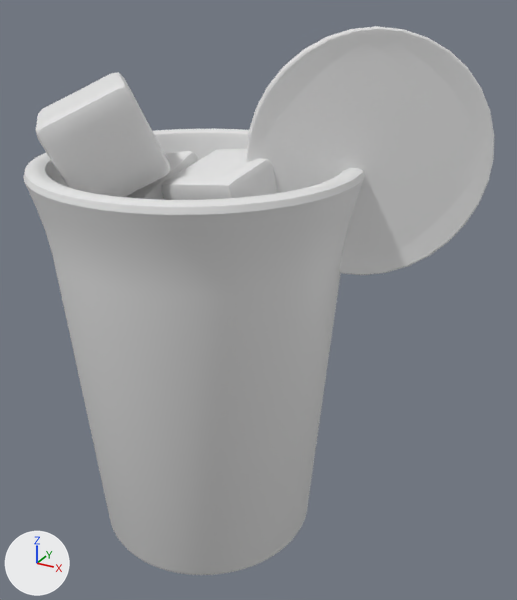
Before and after pictures for a commit that changed the OBJ model public/assets/drink-baked/blog0129.obj.
One viewpoint serves both versions: a 50 mm camera at (3.42, -5.13, 5.07) aimed at (0.54, 0.1, 2.46). The lights are fixed; the arrows at lower left show +X, +Y and +Z. The picture after the commit comes second. Where no turn or scale is listed for an object, it has been applied to the vertices.
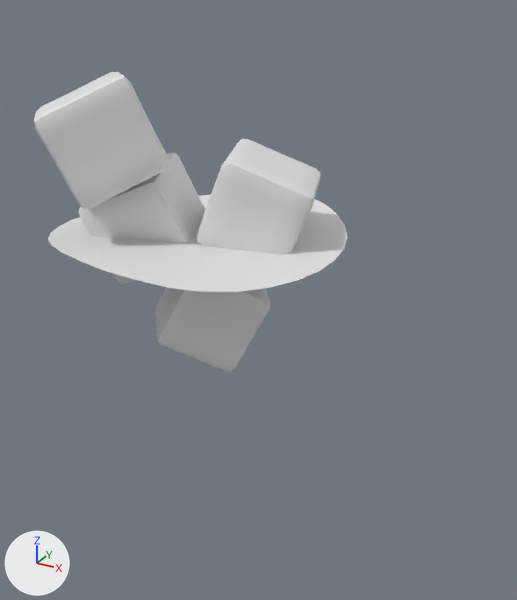
Location of each change, [x1, y1, x2, y2] in pixels of the pictures (517 x 600 px; the box of a moved part takes in the faces that stretch with it):
'Cylinder', deleted: before [23, 129, 365, 575]
'Circle.001', deleted: before [246, 26, 494, 275]
'Cube.002', reshaped: before [161, 149, 277, 200]; after [197, 139, 321, 255]
'Cube.003', reshaped: before [36, 72, 170, 197]; after [34, 72, 169, 209]
'Cube.001', reshaped: before [126, 151, 199, 200]; after [79, 153, 205, 284]
part 1 of me_cube, moved or reshaped (not visible before): after [156, 287, 271, 372]
part 5 of me_plane, moved or reshaped (not visible before): after [48, 194, 348, 292]

What the commit changed:
me_cube is used by ob_cube; location (0.0, 0.0, 0.0).
me_cube had 386 vertices, 384 faces and spanned x -0.664..0.564, y -0.675..0.568, z 1.781..2.828.
me_cube now has 386 vertices, 384 faces and spans x -0.563..0.686, y -0.553..0.645, z 1.786..2.823.
me_cube part 1: the whole mesh is multiplied about its middle by the matrix ((-0.871, -0.36, 0.334), (0.114, 0.513, 0.851), (-0.478, 0.779, -0.405)), then moved by (0.112, 0.099, 0.0).
me_cube_001 is used by ob_cube_001; location (0.0, 0.0, 0.0).
me_cube_001 had 386 vertices, 384 faces and spanned x -0.945..0.056, y -0.528..0.557, z 2.607..3.72.
me_cube_001 now has 386 vertices, 384 faces and spans x -1.014..0.137, y -0.714..0.37, z 2.623..3.689.
me_cube_001 part 2: the whole mesh is multiplied about its middle by the matrix ((0.895, -0.373, -0.243), (0.423, 0.883, 0.202), (0.139, -0.284, 0.949)), then moved by (0.007, -0.186, -0.007).
me_cube_002 is used by ob_cube_002; location (0.0, 0.0, 0.0).
me_cube_002 had 386 vertices, 384 faces and spanned x -0.1..0.887, y -0.56..0.447, z 2.83..3.843.
me_cube_002 now has 386 vertices, 384 faces and spans x -0.067..1.097, y -0.334..0.681, z 2.802..3.831.
me_cube_002 part 3: the whole mesh is multiplied about its middle by the matrix ((0.183, -0.964, 0.191), (0.196, -0.155, -0.968), (0.963, 0.215, 0.161)), then moved by (0.121, 0.23, -0.02).
me_cube_003 is used by ob_cube_003; location (0.0, 0.0, 0.0).
me_cube_003 had 386 vertices, 384 faces and spanned x -1.195..0.023, y -1.128..0.093, z 3.367..4.397.
me_cube_003 now has 386 vertices, 384 faces and spans x -1.181..0.05, y -1.16..0.039, z 3.401..4.438.
me_cube_003 part 4: the whole mesh is multiplied about its middle by the matrix ((0.44, -0.506, -0.742), (-0.462, 0.581, -0.67), (0.77, 0.638, 0.022)), then moved by (0.021, -0.043, 0.037).
me_plane is used by ob_plane; location (0.0, 0.0, 0.0).
me_plane had 256 vertices, 76 faces and spanned x -1.3..1.3, y -1.31..1.31, z 2.99..3.15.
me_plane now has 226 vertices, 167 faces and spans x -1.31..1.31, y -1.31..1.31, z 2.99..3.15.
me_plane part 5: 4 vertices moved within x -1.29..1.29, y -0.38..0.38, z 3.03..3.04; 204 vertices removed from x -1.3..1.3, y -1.31..1.31, z 2.99..3.15; 174 vertices added at x -1.31..1.31, y -1.3..1.3, z 2.99..3.15.
Object 'Circle.001' (ob_circle_001) is deleted.
Object 'Cylinder' (ob_cylinder) is deleted.
